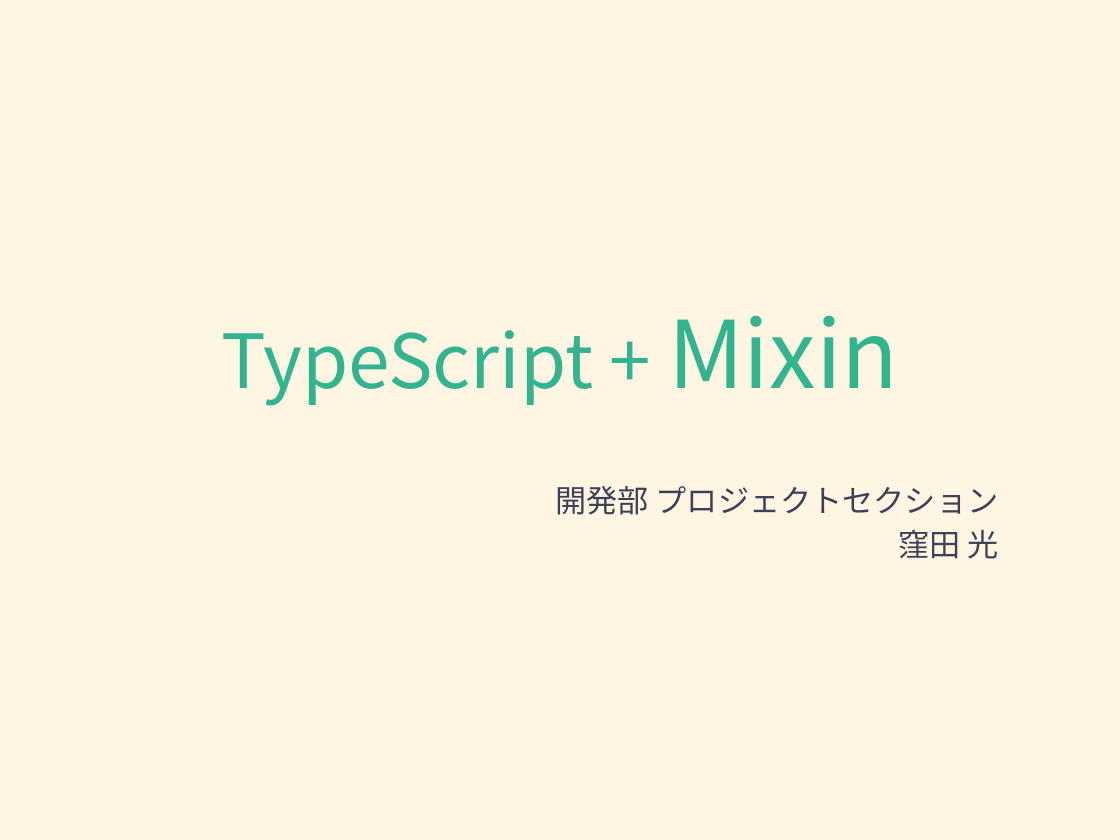
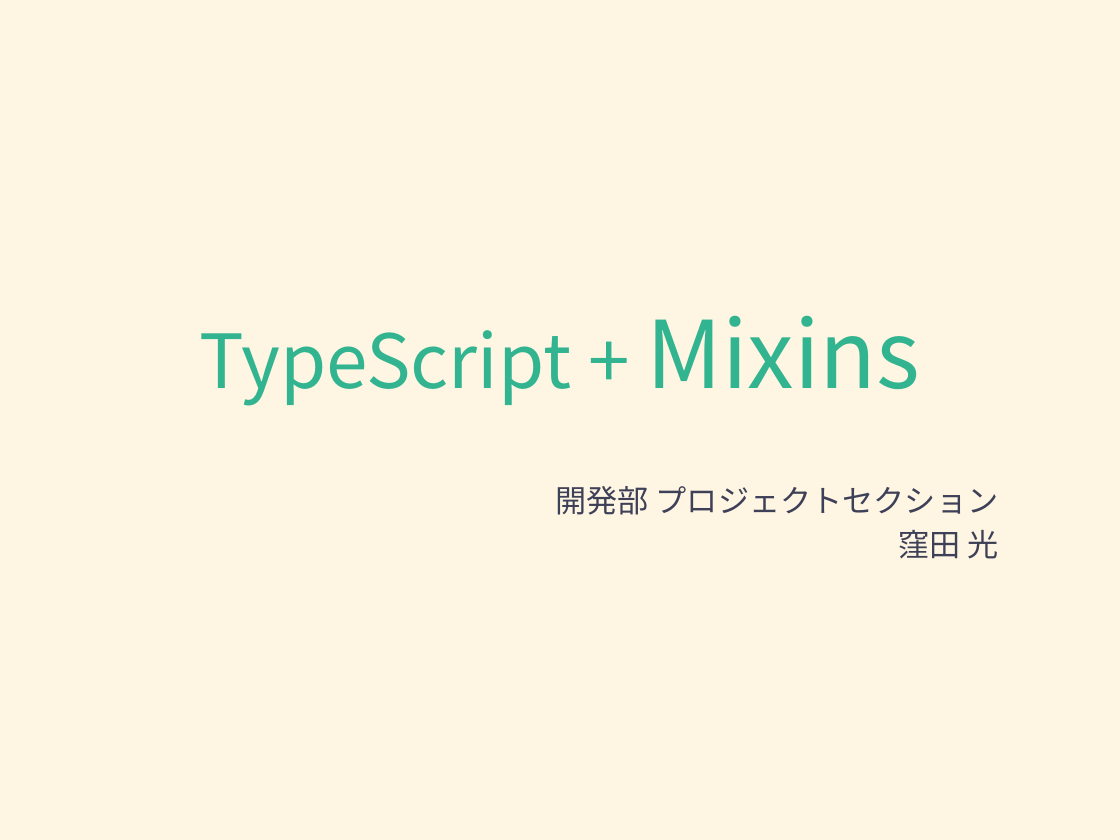
Before and after one commit to Hikari-Kubota/sandbox-todo-ts-angular, a slide deck: slide 1 of typescript/typescript_mixins.pptx. Drawn at 1120x840 pixels with LibreOffice and Linux fonts; fonts in the diff are those of the drawing. Boxes give left, top, right and bottom in pixels: in the first picture for what was removed or moved away, otherwise in the second. Text is boxed around its words. In the diff, an @@ line names an element or a change of style, - is before the commit and + after.

```diff
--- a/typescript/typescript_mixins.pptx
+++ b/typescript/typescript_mixins.pptx
@@ title at (199, 315, 920, 406): text changed @@
-TypeScript + Mixin
+TypeScript + Mixins
```
Also in this commit, not shown: 5 other slides changed, 3 other files.
